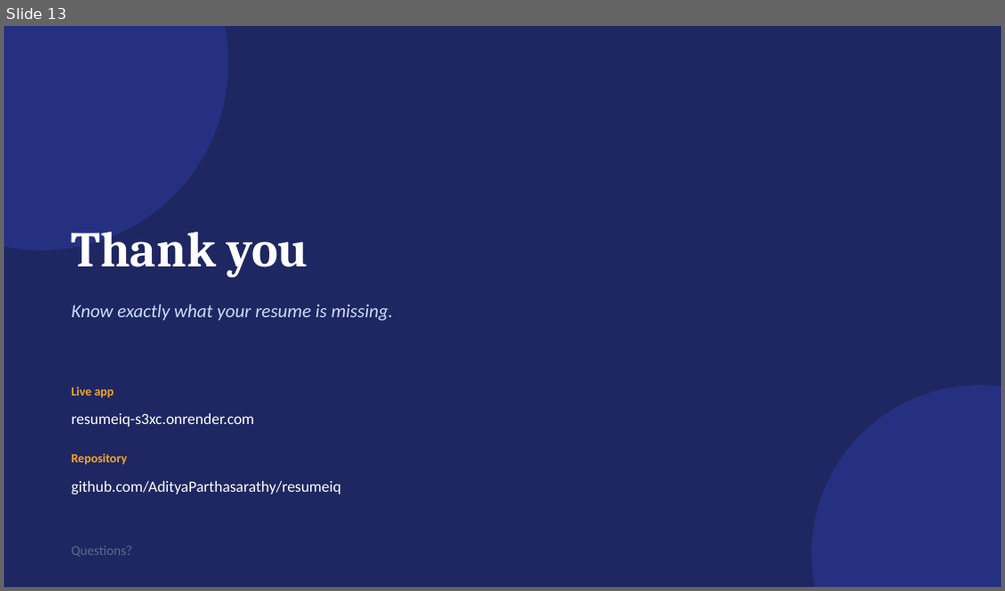
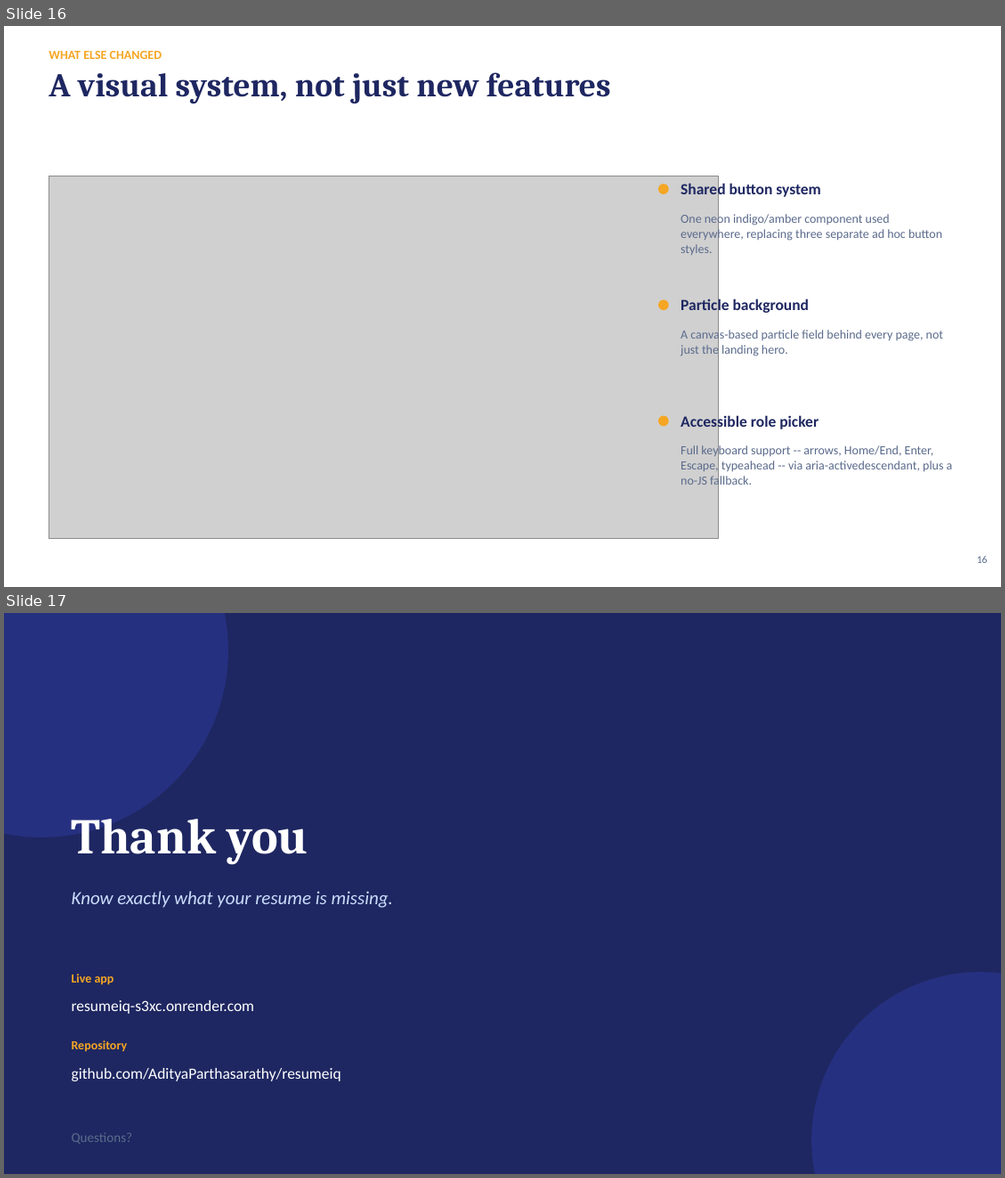
Before and after one commit to AdityaParthasarathy/resumeiq, a slide deck: docs/ResumeIQ_Presentation.pptx. Shown one above the other, each under a label of ours: slide 13 before the commit, slides 16 and 17 after it. The pictures are 1005x591 and 1005x1178 pixels, drawn with LibreOffice and Linux fonts; fonts in the diff are those of the drawing; grey boxes stand for pictures. Boxes give left, top, right and bottom in pixels: in the first picture for what was removed or moved away, otherwise in the second. Text is boxed around its words. In the diff, an @@ line names an element or a change of style, - is before the commit and + after.

```diff
--- a/docs/ResumeIQ_Presentation.pptx
+++ b/docs/ResumeIQ_Presentation.pptx
@@ slide 16 added at box(4, 26, 1001, 587), background #FFFFFF @@
@@ text added at box(48, 51, 162, 59), 12 pt, text #F5A623, bold @@
+WHAT ELSE CHANGED
@@ text added at box(48, 72, 611, 103), 32 pt, text #1E2761, bold @@
+A visual system, not just new features
@@ picture added at box(48, 176, 718, 539) @@
@@ ellipse added at box(658, 184, 669, 194), fill #F5A623 @@
@@ text added at box(680, 182, 821, 199), 15 pt, text #1E2761, bold @@
+Shared button system
@@ text added at box(680, 212, 942, 255), 12 pt, text #5B6B8C @@
+One neon indigo/amber component used everywhere, replacing three separate ad hoc button styles.
@@ ellipse added at box(658, 300, 669, 310), fill #F5A623 @@
@@ text added at box(680, 297, 809, 314), 15 pt, text #1E2761, bold @@
+Particle background
@@ text added at box(680, 328, 943, 357), 12 pt, text #5B6B8C @@
+A canvas-based particle field behind every page, not just the landing hero.
@@ ellipse added at box(658, 416, 669, 426), fill #F5A623 @@
@@ text added at box(680, 413, 818, 430), 15 pt, text #1E2761, bold @@
+Accessible role picker
@@ text added at box(680, 444, 953, 488), 12 pt, text #5B6B8C @@
+Full keyboard support -- arrows, Home/End, Enter, Escape, typeahead -- via aria-activedescendant, plus a no-JS fallback.
@@ text added at box(977, 556, 987, 563), 10 pt, text #5B6B8C @@
+16
@@ what was slide 13 is now slide 17 @@
```
Also in this commit, not shown: 5 slides changed, 3 other slides added, 2 other files.
